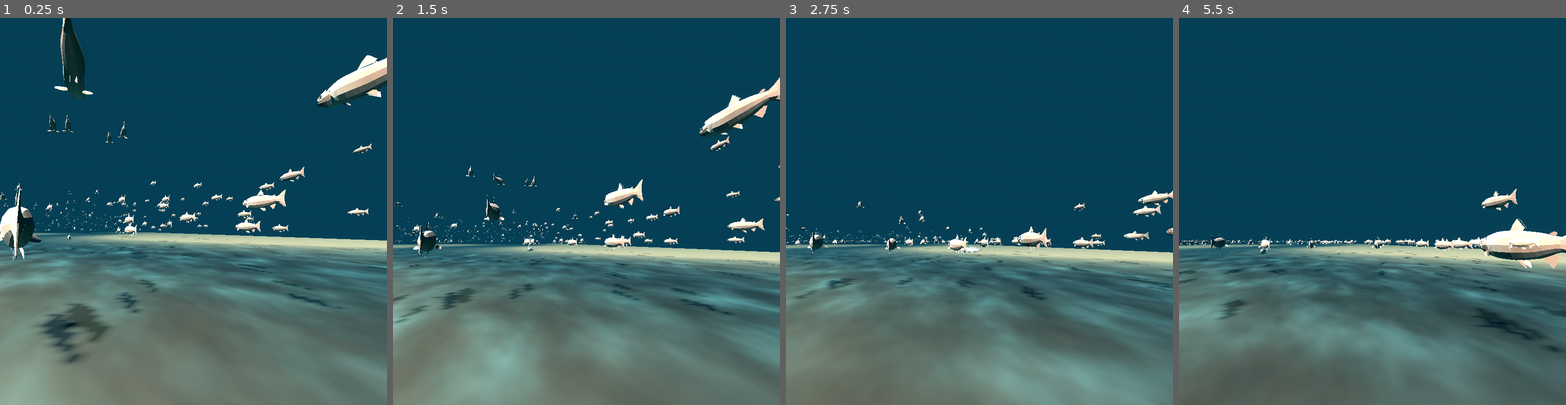
Above: before the commit, frames 1-4 (left to right).
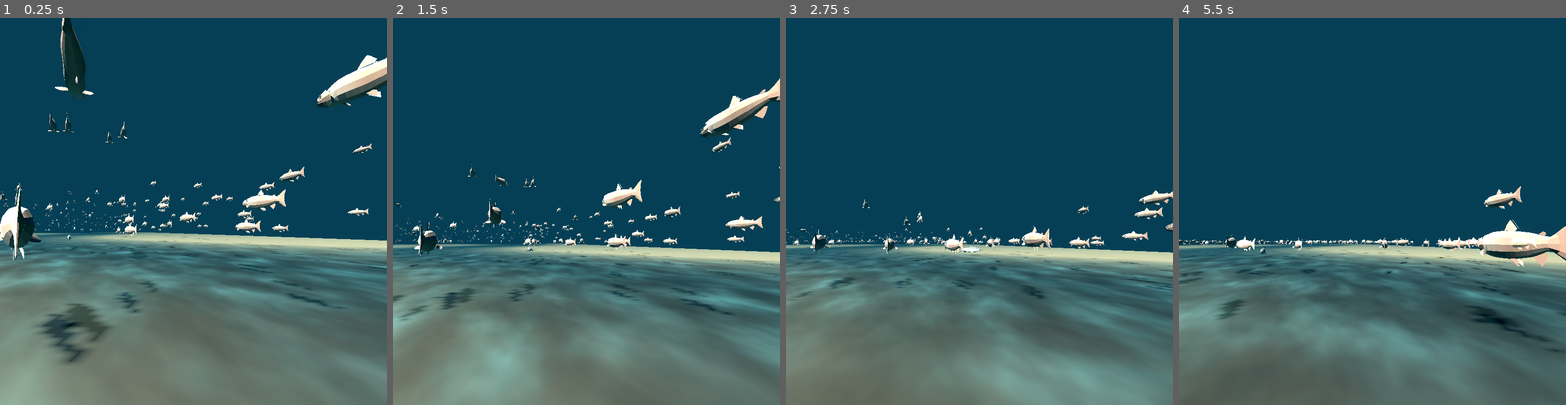
Above: after the commit, the same moments.

Repository: hollygrimm/dome-salmon
Game: Godot game, scene res://scenes/Main.tscn
Same seed, same stepped clock (60 frames per second), same inputs: the game is played once before the commit and once after it.
Inputs:
- Up to frame 1 (0.25 s): no input
- Up to frame 2 (1.5 s): tap Enter at 0.5 s; hold D (move_right) 0.53-1.28 s; tap 1 at 0.6 s; hold S (move_back) from 1.28 s (still down); tap 2 at 1.35 s
- Up to frame 3 (2.75 s): release S (move_back) at 2.03 s; hold D (move_right) from 2.03 s (still down); tap 3 at 2.1 s
- Up to frame 4 (5.5 s): release D (move_right) at 2.78 s; hold W (move_forward) 2.78-3.53 s; tap one key every 0.75 s from 2.85 s: 4 5 1 2; hold A (move_left) 3.53-5.03 s; hold S (move_back) from 5.03 s (still down)

The runs differ from the first frame. In frame 1, 0.3% of the frame differs, in the area x 0-100%, y 0-87%; in frame 2, 2.0%; in frame 3, 1.8%; in frame 4, 2.7%, in the area x 0-100%, y 43-86%.

Commit message:
feat(salmon): wire CulturalValue cohesion + playfulness through SchoolingBehavior
Ticoh's cohesion_weight() previously hardcoded cohesion=0.6 with a TODO
to "eventually read from a cultural source." Wire it through:
SalmonSchool averages cohesion and playfulness across the values
array each frame and passes them into cohesion_weight().

- cultural_cohesion drives baseline school tightness
- cultural_playfulness scales per-fish personality variation
  (0.0 = uniform school, 1.0 = original erratic behavior)
- Empty values array -> fallback to cohesion=0.6, playfulness=1.0,
  preserving prior behavior

Also flip enable_ticoh_schooling default false->true so the integrated
school is what Ashley sees on first open. Tune salmon_endurance.tres
to cohesion=0.6, playfulness=1.0 for visible effect.

Co-Authored-By: Claude Opus 4.7 (1M context) <noreply@anthropic.com>

Diff:
--- a/resources/salmon_endurance.tres
+++ b/resources/salmon_endurance.tres
@@ -1,14 +1,11 @@
-[gd_resource type="Resource" script_class="CulturalValue" load_steps=2 format=3]
+[gd_resource type="Resource" script_class="CulturalValue" format=3 uid="uid://bgmjt2lvuuaty"]
 
-[ext_resource type="Script" path="res://scripts/CulturalValue.gd" id="1_culturalvalue"]
+[ext_resource type="Script" uid="uid://c2t17ccrwbh56" path="res://scripts/CulturalValue.gd" id="1_culturalvalue"]
 
 [resource]
 script = ExtResource("1_culturalvalue")
 name = "Endurance"
 description = "The salmon's long carry — holding strength through the wandering miles, then giving it all to the upstream push at the headwaters. High cohesion keeps the school together through the run; care holds the wandering longer before the spawning urgency tips them upstream."
-cohesion = 0.7
-generosity = 0.0
-playfulness = 0.0
-persistence = 0.0
-restraint = 0.0
+cohesion = 0.6
+playfulness = 1.0
 care = 0.6
--- a/scripts/SalmonSchool.gd
+++ b/scripts/SalmonSchool.gd
@@ -32,7 +32,7 @@
 # class into the per-fish steering loop; with all toggles off, the school
 # behaves as a plain boid. See SchoolingBehavior.gd, FleeBehavior.gd,
 # PlayerFish.gd, and contributions/jacob/BehaviorMode.gd for attribution.
-@export var enable_ticoh_schooling: bool = false   # SchoolingBehavior modulator
+@export var enable_ticoh_schooling: bool = true    # SchoolingBehavior modulator
 @export var enable_jacob_mode: bool = false        # BehaviorMode state machine
 @export var enable_shawn_flee: bool = true         # FleeBehavior per-fish force
 
@@ -203,6 +203,12 @@
 	var rest        : float = ParameterBank.rest_factor
 	var vert_energy : float = ParameterBank.vertical_energy
 
+	# Authored cultural traits — averaged across CulturalValue resources
+	# carried by the school. Passed into Ticoh's SchoolingBehavior so the
+	# .tres values actually drive per-fish cohesion modulation.
+	var cultural_cohesion: float = _average_cultural_cohesion()
+	var cultural_playfulness: float = _average_cultural_playfulness()
+
 	for i in fish_count:
 		var pos := _positions[i]
 		var vel := _velocities[i]
@@ -239,7 +245,7 @@
 			# See scripts/SchoolingBehavior.gd
 			var ticoh_mod := 1.0
 			if enable_ticoh_schooling:
-				ticoh_mod = SchoolingBehavior.cohesion_weight(i, _phases[i], delta)
+				ticoh_mod = SchoolingBehavior.cohesion_weight(i, _phases[i], delta, cultural_cohesion, cultural_playfulness)
 			steering += to_center * cohesion_w * ticoh_mod
 
 		# Upstream bias — accumulated separately so pool-holding can dampen
@@ -383,6 +389,30 @@
 	return value
 
 
+## Average `cohesion` across the CulturalValue resources carried by this
+## school. Falls back to 0.6 (Ticoh's original baseline) when no values are
+## assigned, so empty schools keep visibly meaningful behavior.
+func _average_cultural_cohesion() -> float:
+	if values.is_empty():
+		return 0.6
+	var sum := 0.0
+	for v in values:
+		sum += v.cohesion
+	return sum / values.size()
+
+
+## Average `playfulness` across the CulturalValue resources carried by this
+## school. Falls back to 1.0 when no values are assigned, preserving Ticoh's
+## original full per-fish personality variation.
+func _average_cultural_playfulness() -> float:
+	if values.is_empty():
+		return 1.0
+	var sum := 0.0
+	for v in values:
+		sum += v.playfulness
+	return sum / values.size()
+
+
 ## Debug helper for Main._update_debug(). Returns a multi-line string showing
 ## the authored cultural values carried by this school.
 func values_debug_string() -> String:
--- a/scripts/SchoolingBehavior.gd
+++ b/scripts/SchoolingBehavior.gd
@@ -13,12 +13,18 @@
 ## point that way.
 ##
 ## ─── CONTRACT ──────────────────────────────────────────────────────────────
-## Implement `cohesion_weight(fish_index, phase, delta) -> float`.
+## Implement `cohesion_weight(fish_index, phase, delta,
+##                            cultural_cohesion, cultural_playfulness) -> float`.
 ##
 ## Inputs:
-##   fish_index — which fish in the school (0 to fish_count - 1)
-##   phase      — per-fish phase offset in [0, TAU); already randomized
-##   delta      — frame time in seconds
+##   fish_index           — which fish in the school (0 to fish_count - 1)
+##   phase                — per-fish phase offset in [0, TAU); already randomized
+##   delta                — frame time in seconds
+##   cultural_cohesion    — averaged `cohesion` across SalmonSchool.values, in
+##                          [0.0, 1.0]. Drives the school's baseline tightness.
+##   cultural_playfulness — averaged `playfulness` across SalmonSchool.values, in
+##                          [0.0, 1.0]. Scales per-fish personality variation:
+##                          0.0 = uniform/disciplined school, 1.0 = erratic school.
 ##
 ## Return:
 ##   A non-negative multiplier. 1.0 = neutral (no change).
@@ -41,7 +47,6 @@
 
 class_name SchoolingBehavior
 
-static func cohesion_weight(_fish_index: int, phase: float, _delta: float) -> float:
-	var cohesion_value := 0.6  # eventually read from a cultural source
-	var personality := sin(phase) * 0.5 + 0.5
-	return lerp(0.8, 1.6, clamp(cohesion_value + personality, 0.0, 1.0))
+static func cohesion_weight(_fish_index: int, phase: float, _delta: float, cultural_cohesion: float, cultural_playfulness: float) -> float:
+	var personality := (sin(phase) * 0.5 + 0.5) * cultural_playfulness
+	return lerp(0.8, 1.6, clamp(cultural_cohesion + personality, 0.0, 1.0))
